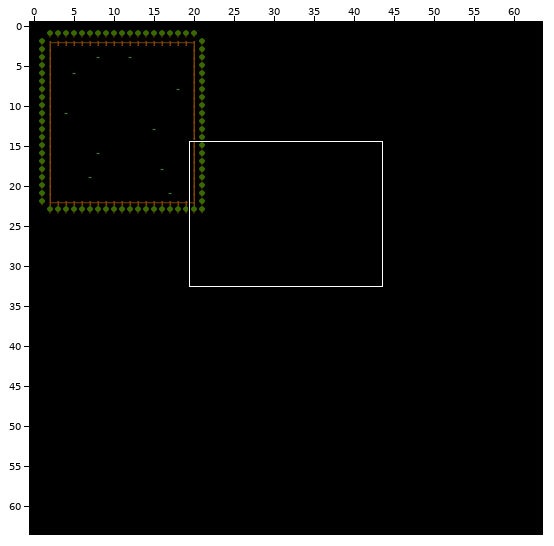
An edit to a level. Tiled map, Content/suburb.tmx. The picture above shows the old version from afar; the outline marks the close-up.
Close-up. Earlier state:
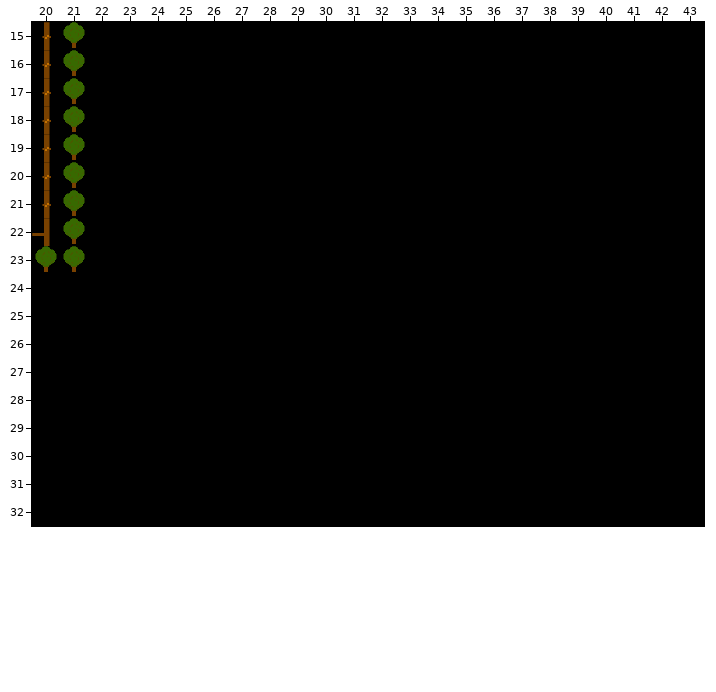
Cells are 32x32 px. Shown: x 20..43, y 15..32. The commit also changed other parts of the map, which this record leaves out. Tiles whose own drawing changed are shown in their newer look in all pictures.
After:
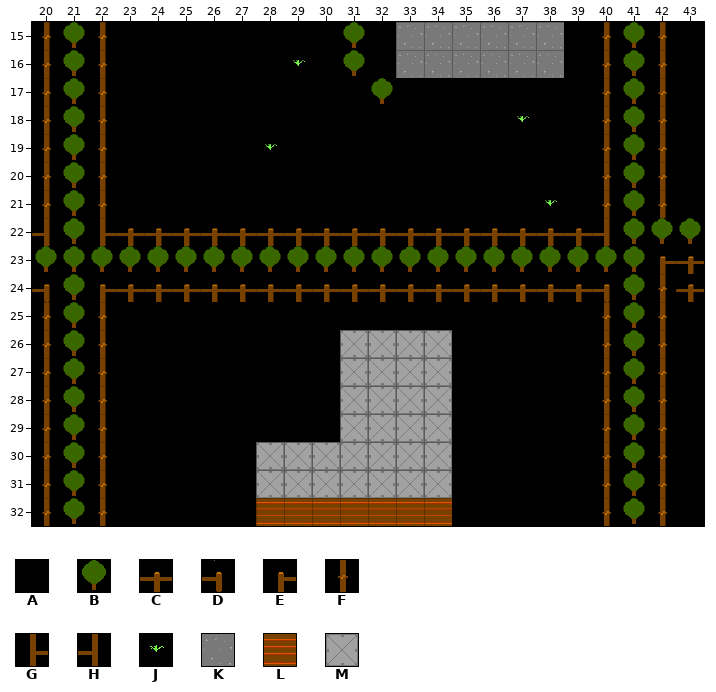
Key: from "tileset": A 0, B 1, C 2, D 3, E 4, F 5, G 6, H 7, J 8, K 9, L 10, M 11.
_ is an empty cell.
What changed:
Layer "main":
y 15: x 33..38 AAAAAA -> KKKKKK
y 16: x 29 A -> J; x 33..38 AAAAAA -> KKKKKK
y 18: x 37 A -> J
y 19: x 28 A -> J
y 21: x 38 A -> J
Layer "collision":
y 15..16: x 22 _ -> F; x 31 _ -> B; x 40..42 ___ -> FBF
y 17: x 22 _ -> F; x 32 _ -> B; x 40..42 ___ -> FBF
y 18..21: x 22 _ -> F; x 40..42 ___ -> FBF
y 22: x 22..43 ______________________ -> GCCCCCCCCCCCCCCCCCHBBB
y 23: x 22..43 ______________________ -> BBBBBBBBBBBBBBBBBBBBEC
y 24: x 20..43 ________________________ -> DBECCCCCCCCCCCCCCCCCDBFC
y 25: x 20..22 ___ -> FBF; x 40..42 ___ -> FBF
y 26..29: x 20..22 ___ -> FBF; x 31..34 ____ -> MMMM; x 40..42 ___ -> FBF
y 30..31: x 20..22 ___ -> FBF; x 28..34 _______ -> MMMMMMM; x 40..42 ___ -> FBF
y 32: x 20..22 ___ -> FBF; x 28..34 _______ -> LLLLLLL; x 40..42 ___ -> FBF
